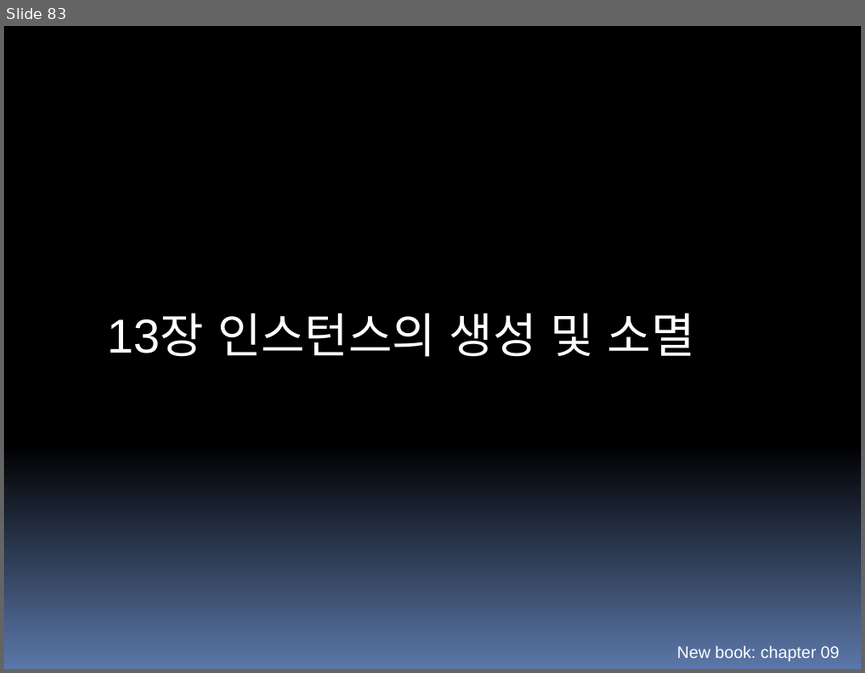
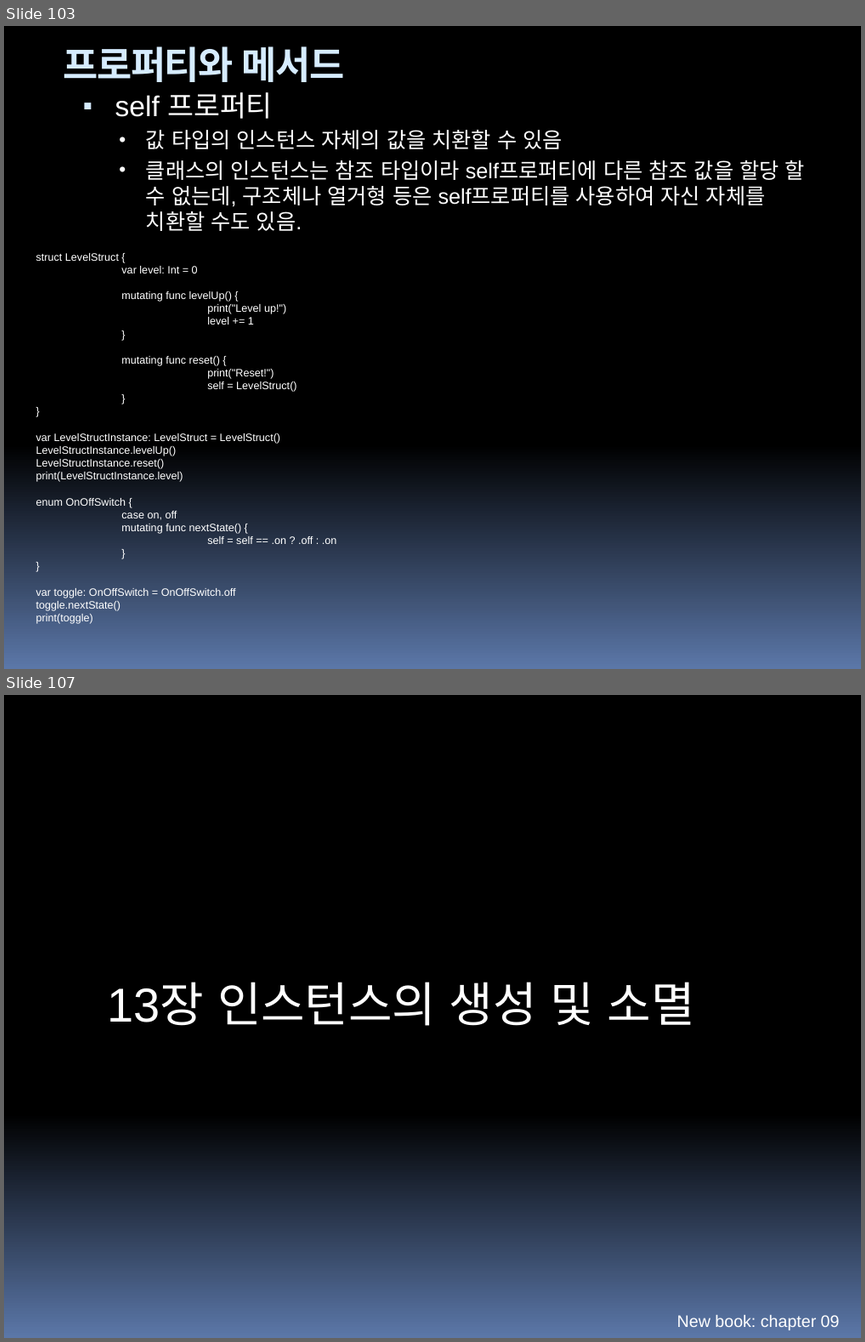
Before and after one commit to hounga13/helloSwift, a slide deck: Swift세미나자료_backup.pptx. Shown one above the other, each under a label of ours: slide 83 before the commit, slides 103 and 107 after it; the slides between them are not shown. The pictures are 865x673 and 865x1342 pixels, drawn with LibreOffice and Linux fonts; fonts in the diff are those of the drawing. Boxes give left, top, right and bottom in pixels: in the first picture for what was removed or moved away, otherwise in the second. Text is boxed around its words. In the diff, an @@ line names an element or a change of style, - is before the commit and + after.

```diff
--- a/Swift세미나자료_backup.pptx
+++ b/Swift세미나자료_backup.pptx
@@ slide 103 added at (4,26,861,669), background gradient #000000 to #5B77A8 @@
@@ text added at (63,46,345,82), 32 pt, text #D6ECFF, bold @@
+프로퍼티와 메서드
@@ text added at (115,92,805,231), 18 pt, text #FFFFFF @@
+▪ self 프로퍼티
+  • 값 타입의 인스턴스 자체의 값을 치환할 수 있음
+  • 클래스의 인스턴스는 참조 타입이라 self프로퍼티에 다른 참조 값을 할당 할 수 없는데, 구조체나 열거형 등은 self프로퍼티를 사용하여 자신 자체를 치환할 수도 있음.
@@ text added at (36,253,337,624), 9 pt, text #FFFFFF @@
+struct LevelStruct {
+var level: Int = 0
+mutating func levelUp() {
+print("Level up!")
+level += 1
+}
+mutating func reset() {
+print("Reset!")
+self = LevelStruct()
+}
+}
+var LevelStructInstance: LevelStruct = LevelStruct()
+LevelStructInstance.levelUp()
+LevelStructInstance.reset()
+print(LevelStructInstance.level)
+enum OnOffSwitch {
+case on, off
+mutating func nextState() {
+self = self == .on ? .off : .on
+}
+}
+var toggle: OnOffSwitch = OnOffSwitch.off
+toggle.nextState()
+print(toggle)
@@ what was slide 83 is now slide 107 @@
```
Also in this commit, not shown: 6 slides changed, 45 other slides added, 2 other files.
